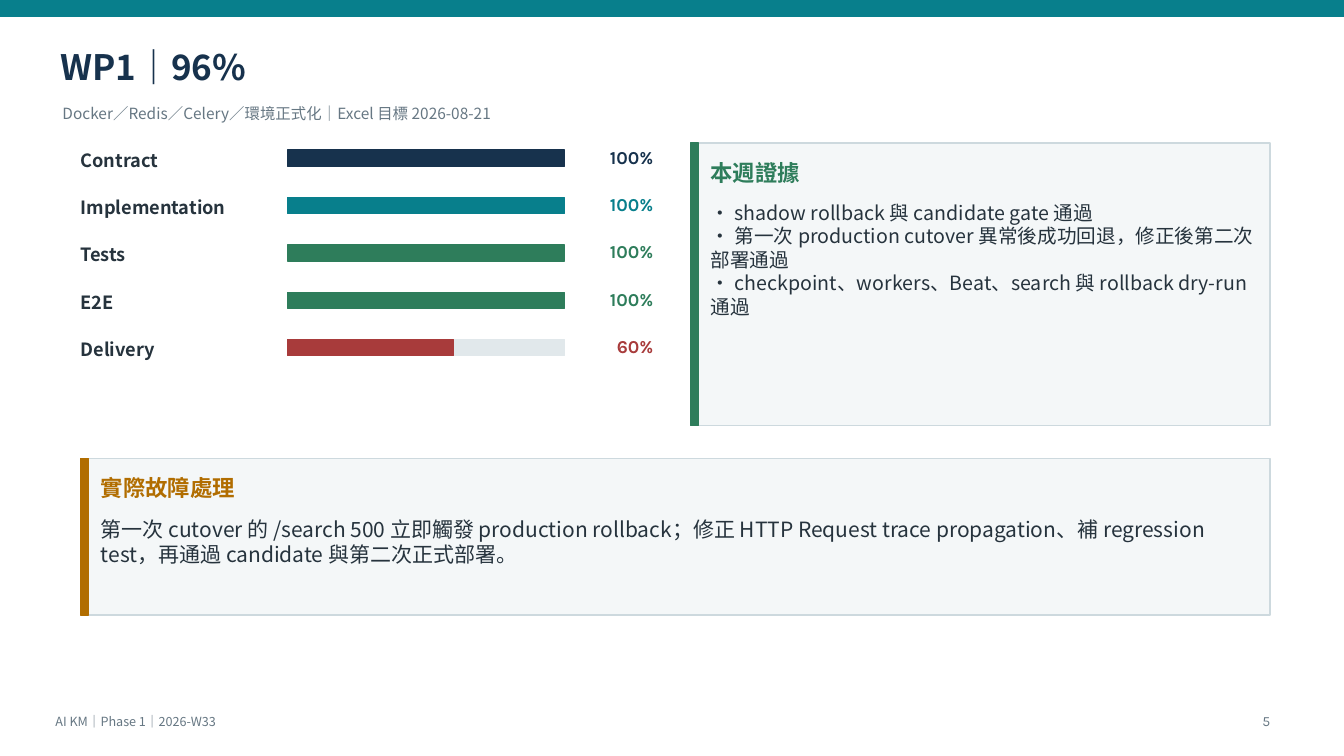
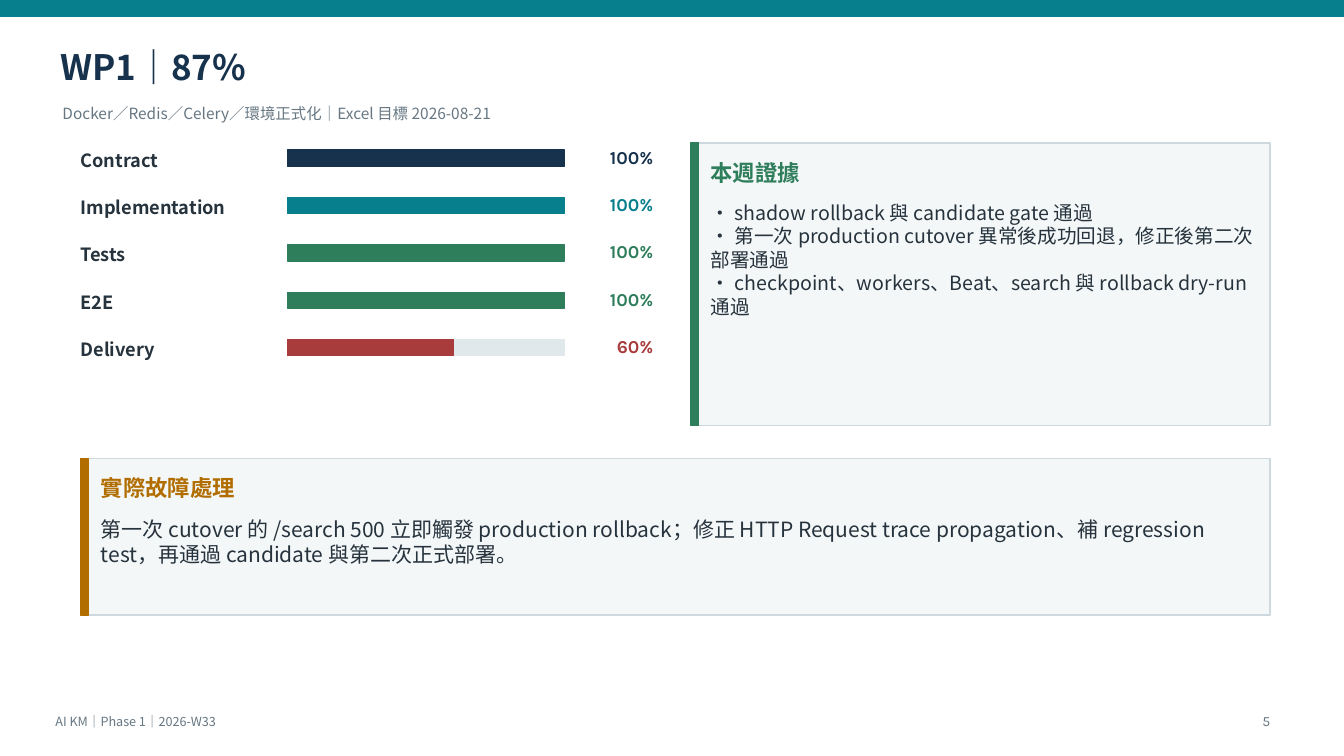
Before and after one commit to kyocarlos/knowledge-base-agent-source, a slide deck: slide 5 of docs/AI-KM-Phase1-Weekly-2026-W33-v2.6.pptx. Drawn at 1344x756 pixels with LibreOffice and Linux fonts; fonts in the diff are those of the drawing. Boxes give left, top, right and bottom in pixels: in the first picture for what was removed or moved away, otherwise in the second. Text is boxed around its words. In the diff, an @@ line names an element or a change of style, - is before the commit and + after.

```diff
--- a/docs/AI-KM-Phase1-Weekly-2026-W33-v2.6.pptx
+++ b/docs/AI-KM-Phase1-Weekly-2026-W33-v2.6.pptx
@@ text at <box>60,49,246,85</box>: text changed @@
-WP1｜96%
+WP1｜87%
```
Also in this commit, not shown: 3 other slides changed, 10 other files.
